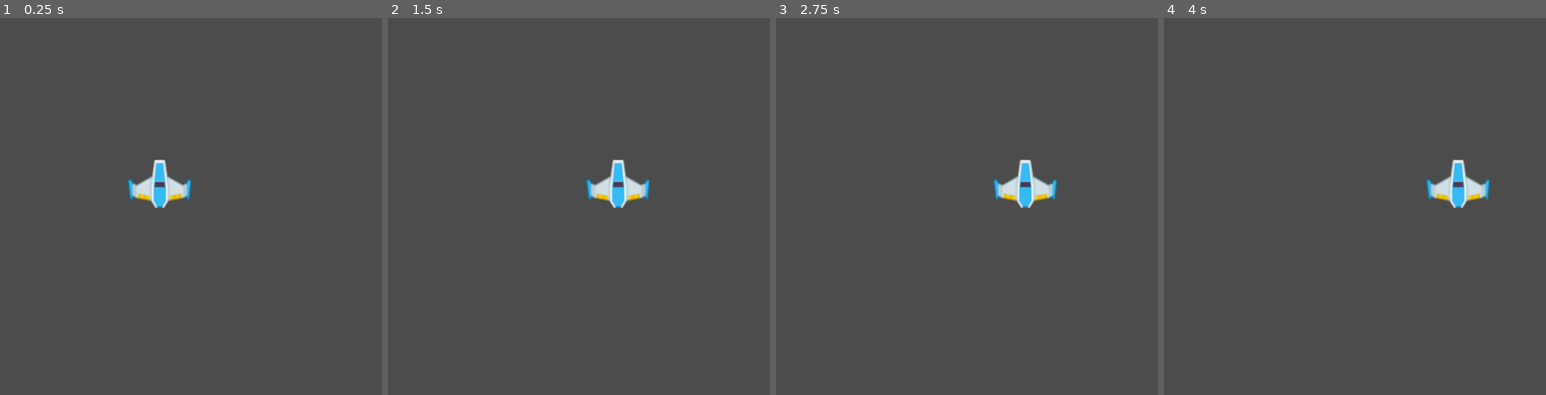
Above: before the commit, frames 1-4 (left to right).
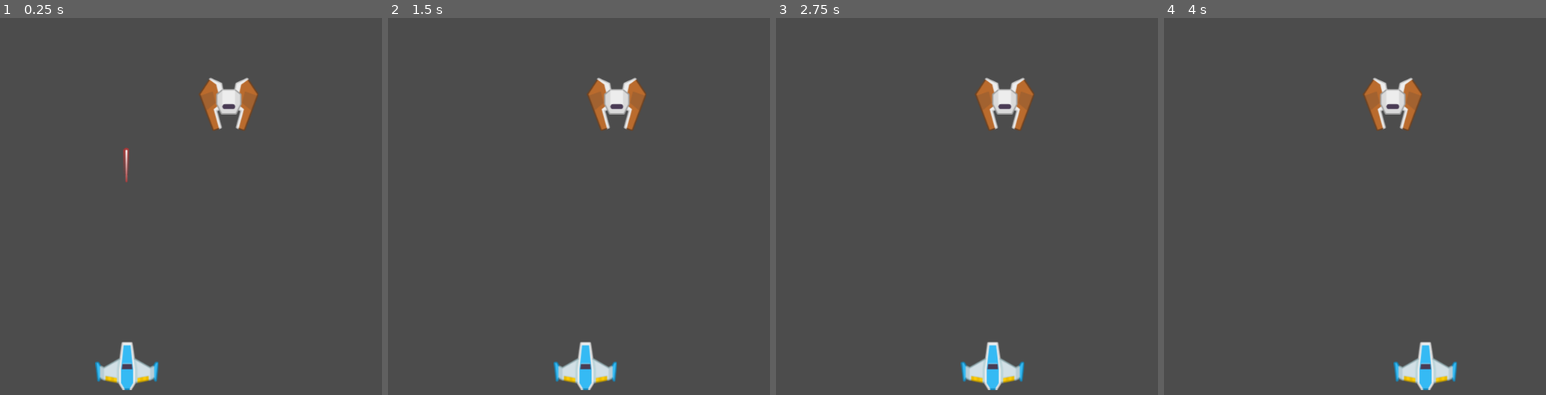
Above: after the commit, the same moments.

Repository: alexish4/GodotGame
Game: Godot game, scene res://MainScene.tscn
Same seed, same stepped clock (60 frames per second), same inputs: the game is played once before the commit and once after it. The project has no main scene, so this scene is started directly.
Inputs:
- Up to frame 1 (0.25 s): no input
- Up to frame 2 (1.5 s): tap Enter at 0.5 s; hold Right (ui_right) 0.53-1.28 s; hold Left (ui_left) from 1.28 s (still down)
- Up to frame 3 (2.75 s): release Left (ui_left) at 2.03 s; hold Right (ui_right) from 2.03 s (still down)
- Up to frame 4 (4 s): release Right (ui_right) at 3.53 s; hold Left (ui_left) from 3.53 s (still down)

The runs differ from the first frame. In frame 1, 3.6% of the frame differs, in the area x 24-68%, y 15-99%; in frame 2, 3.5%; in frame 3, 3.5%; in frame 4, 3.5%.

Commit message:
Now able to save

Diff:
--- a/MainScene.tscn
+++ b/MainScene.tscn
@@ -1,8 +1,12 @@
-[gd_scene load_steps=2 format=2]
+[gd_scene load_steps=3 format=2]
 
 [ext_resource path="res://Player.tscn" type="PackedScene" id=1]
+[ext_resource path="res://Enemy2.tscn" type="PackedScene" id=2]
 
 [node name="Game" type="Node2D"]
 
 [node name="Player" parent="." instance=ExtResource( 1 )]
-position = Vector2( 540, 259 )
+position = Vector2( 489, 544 )
+
+[node name="Enemy2" parent="." instance=ExtResource( 2 )]
+position = Vector2( 113, -145 )
